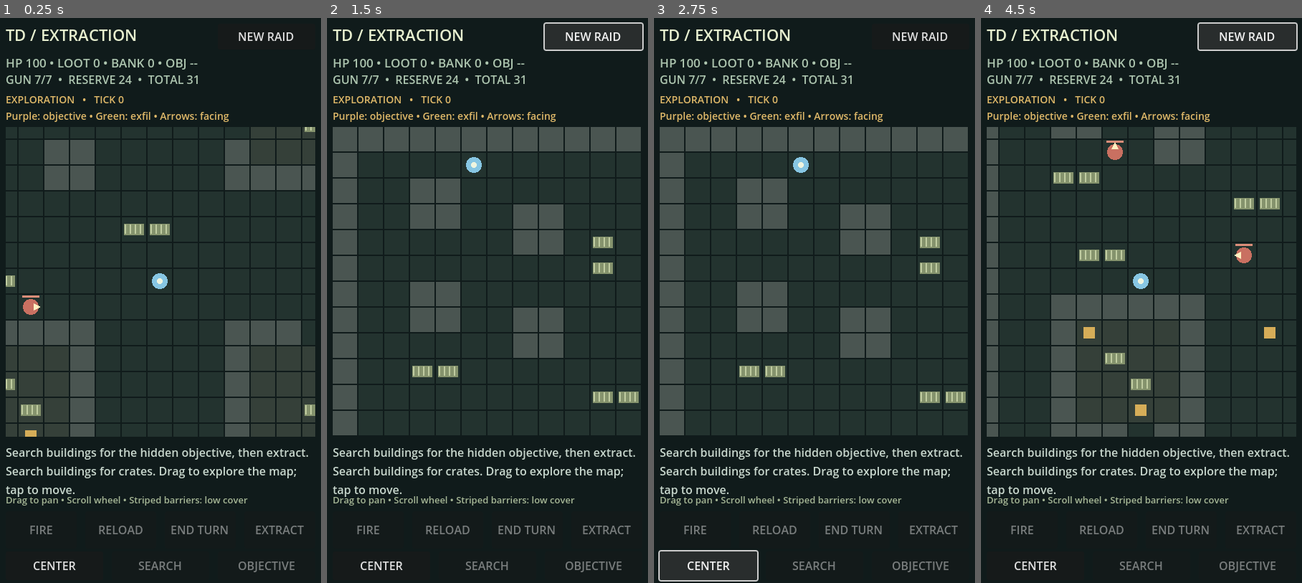
Above: before the commit, frames 1-4 (left to right).
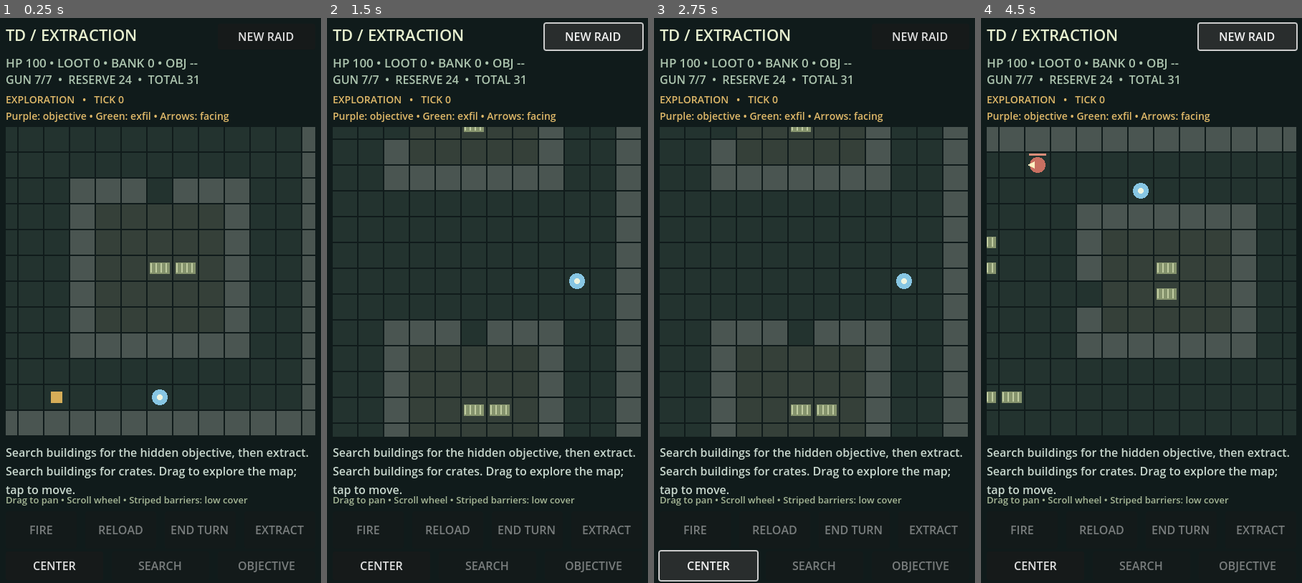
Above: after the commit, the same moments.

Repository: thenamelessguy77/TDExtract
Game: Godot game, scene res://main.tscn
The game is run twice, just before and just after one commit, with the same random seed, the same clock (stepped at 60 frames per second) and the same inputs.
Inputs:
- Up to frame 1 (0.25 s): no input
- Up to frame 2 (1.5 s): click "NEW RAID" at 0.5 s; click "NEW RAID" at 1.25 s
- Up to frame 3 (2.75 s): click "CENTER" at 2 s
- Up to frame 4 (4.5 s): click "CENTER" at 2.75 s; click "CENTER" at 3.5 s; click "NEW RAID" at 4.25 s

The runs differ from the first frame. In frame 1, 17% of the frame differs, in the area x 1-99%, y 19-75%; in frame 2, 20%, in the area x 1-98%, y 19-75%; in frame 3, 20%; in frame 4, 16%.

Commit message:
Restrict insertion and extraction to outdoor outskirts and conceal unseen loot

Diff:
--- a/main.gd
+++ b/main.gd
@@ -1,6 +1,7 @@
 extends Control
 
 const MAP_SIZE = 24
+const EDGE_BAND = 2
 const BUILDINGS = [Rect2i(3, 14, 6, 6), Rect2i(14, 3, 7, 6), Rect2i(14, 14, 7, 7)]
 const DOORS = [Vector2i(6, 19), Vector2i(14, 6), Vector2i(17, 14)]
 var MAP: Array[String] = []
@@ -149,11 +150,20 @@
 		var temp = floor_tiles[i]
 		floor_tiles[i] = floor_tiles[j]
 		floor_tiles[j] = temp
-	player = floor_tiles.pop_back()
-	exfil = floor_tiles.pop_back()
-	while distance(player, exfil) < 8:
-		floor_tiles.push_front(exfil)
-		exfil = floor_tiles.pop_back()
+	var insertion_tiles: Array[Vector2i] = []
+	for tile in floor_tiles:
+		if is_outskirts(tile) and not is_indoors(tile):
+			insertion_tiles.append(tile)
+	assert(not insertion_tiles.is_empty())
+	player = insertion_tiles[rng.randi_range(0, insertion_tiles.size() - 1)]
+	floor_tiles.erase(player)
+	var extraction_tiles: Array[Vector2i] = []
+	for tile in floor_tiles:
+		if is_outskirts(tile) and not is_indoors(tile) and distance(player, tile) >= 8:
+			extraction_tiles.append(tile)
+	assert(not extraction_tiles.is_empty())
+	exfil = extraction_tiles[rng.randi_range(0, extraction_tiles.size() - 1)]
+	floor_tiles.erase(exfil)
 	var objective_tiles: Array[Vector2i] = []
 	for tile in floor_tiles:
 		if is_indoors(tile) and distance(player, tile) >= OBJECTIVE_MIN_DISTANCE:
@@ -204,8 +214,11 @@
 			return false
 	return true
 
+func player_can_see(p: Vector2i) -> bool:
+	return distance(player, p) <= 6 and line_of_sight(player, p)
+
 func objective_visible() -> bool:
-	return not objective_collected and distance(player, objective) <= 6 and line_of_sight(player, objective)
+	return not objective_collected and player_can_see(objective)
 
 func visible(e: Dictionary) -> bool:
 	return e.hp > 0 and distance(player, e.pos) <= 6 and line_of_sight(player, e.pos)
@@ -502,6 +515,8 @@
 		var center = map_point(objective) + Vector2(17, 17)
 		canvas.draw_colored_polygon(PackedVector2Array([center + Vector2(0, -12), center + Vector2(12, 0), center + Vector2(0, 12), center + Vector2(-12, 0)]), Color("c89bdf"))
 	for crate in loot:
+		if not player_can_see(crate.pos):
+			continue
 		var center = map_point(crate.pos) + Vector2(17, 17)
 		canvas.draw_rect(Rect2(center - Vector2(8, 8), Vector2(16, 16)), Color("d6ad58"))
 	for i in range(enemies.size()):
@@ -623,3 +638,6 @@
 	else:
 		world_tick()
 	refresh()
+
+func is_outskirts(p: Vector2i) -> bool:
+	return walkable(p) and mini(mini(p.x, p.y), mini(MAP[0].length() - 1 - p.x, MAP.size() - 1 - p.y)) <= EDGE_BAND
--- a/tests/smoke.gd
+++ b/tests/smoke.gd
@@ -233,6 +233,8 @@
 		game.rng.seed = seed_value
 		game.new_raid()
 		assert(game.distance(game.player, game.objective) >= 8)
+		assert(game.is_outskirts(game.player) and not game.is_indoors(game.player))
+		assert(game.is_outskirts(game.exfil) and not game.is_indoors(game.exfil))
 		assert(game.enemies.size() == 6)
 		assert(game.objective != game.exfil and game.walkable(game.objective) and game.is_indoors(game.objective))
 		assert(game.loot.size() == 4 and not game.objective_collected)
@@ -363,6 +365,7 @@
 	game.objective = Vector2i(15, 5)
 	game.refresh()
 	assert(not game.objective_visible(), "Building wall must conceal nearby objective")
+	assert(not game.player_can_see(game.objective), "Loot behind a building wall must be hidden")
 	assert(game.objective_button.disabled)
 	var previous_camera = game.camera
 	game.center_objective()
@@ -370,10 +373,12 @@
 	game.player = Vector2i(15, 6)
 	game.refresh()
 	assert(game.objective_visible() and not game.objective_button.disabled)
+	assert(game.player_can_see(game.objective), "Nearby loot in clear sight is visible")
 	game.player = Vector2i(1, 1)
 	game.objective = Vector2i(10, 1)
 	game.refresh()
 	assert(not game.objective_visible(), "Clear sight outside range is insufficient")
+	assert(not game.player_can_see(game.objective), "Panning to distant loot does not reveal it")
 	game.objective_collected = true
 	game.exfil = Vector2i(22, 22)
 	game.refresh()
Not shown, changed: DESIGN.md
Not shown, changed: README.md
